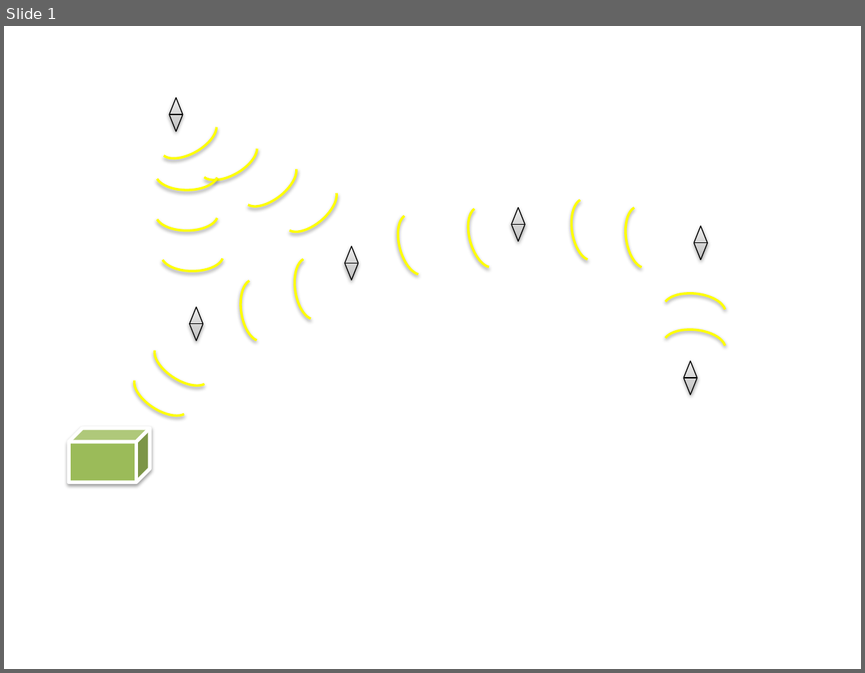
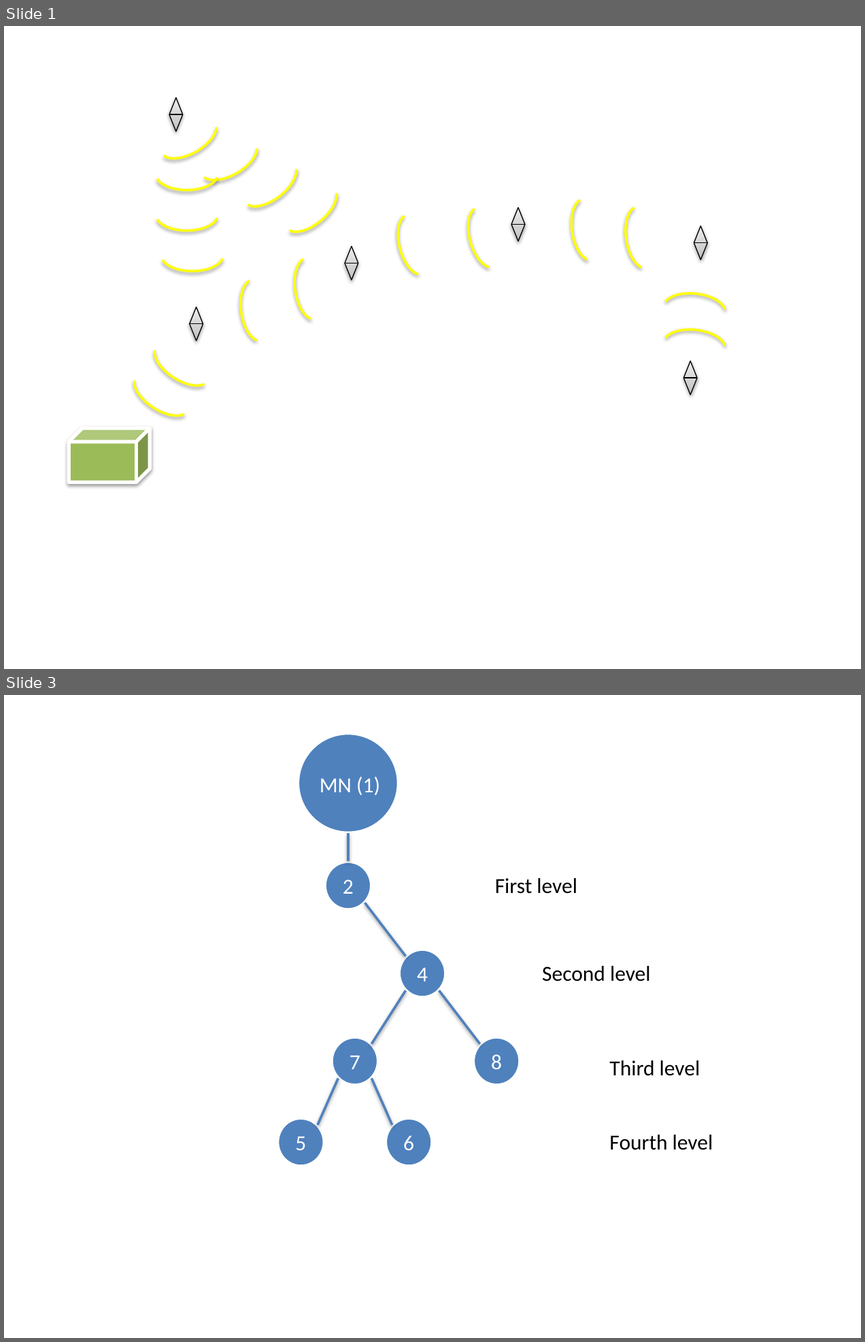
Before and after one commit to bjornops/sw513e15, a slide deck: Rapport/figures/Golf_course_1_representation.pptx. Shown one above the other, each under a label of ours: slide 1 before the commit, slides 1 and 3 after it; the slides between them are not shown. The pictures are 865x673 and 865x1342 pixels, drawn with LibreOffice and Linux fonts; fonts in the diff are those of the drawing. Boxes give left, top, right and bottom in pixels: in the first picture for what was removed or moved away, otherwise in the second. Text is boxed around its words. In the diff, an @@ line names an element or a change of style, - is before the commit and + after.

```diff
--- a/Rapport/figures/Golf_course_1_representation.pptx
+++ b/Rapport/figures/Golf_course_1_representation.pptx
@@ slide 3 added at [4,695,861,1338], background #FFFFFF @@
@@ ellipse added at [298,732,399,833], fill #4F81BD, outline #FFFFFF 3 pt @@
@@ text added at [320,777,380,795], 18 pt, text #FFFFFF @@
+MN (1)
@@ line added from (349, 833) to (349, 861), #4F81BD 2 pt @@
@@ ellipse added at [324,861,372,910], fill #4F81BD, outline #FFFFFF 3 pt, 18 pt, text #FFFFFF @@
+2
@@ text added at [495,878,577,894], 18 pt, text #000000 @@
+First level
@@ line added from (364, 902) to (406, 956), #4F81BD 2 pt @@
@@ ellipse added at [399,949,446,998], fill #4F81BD, outline #FFFFFF 3 pt, 18 pt, text #FFFFFF @@
+4
@@ text added at [542,966,651,981], 18 pt, text #000000 @@
+Second level
@@ line added from (406, 991) to (372, 1044), #4F81BD 2 pt @@
@@ line added from (439, 991) to (479, 1044), #4F81BD 2 pt @@
@@ ellipse added at [331,1037,379,1086], fill #4F81BD, outline #FFFFFF 3 pt, 18 pt, text #FFFFFF @@
+7
@@ ellipse added at [473,1037,520,1086], fill #4F81BD, outline #FFFFFF 3 pt, 18 pt, text #FFFFFF @@
+8
@@ text added at [609,1060,700,1076], 18 pt, text #000000 @@
+Third level
@@ line added from (338, 1078) to (317, 1124), #4F81BD 2 pt @@
@@ line added from (372, 1078) to (392, 1124), #4F81BD 2 pt @@
@@ ellipse added at [277,1117,324,1166], fill #4F81BD, outline #FFFFFF 3 pt, 18 pt, text #FFFFFF @@
+5
@@ ellipse added at [385,1117,432,1166], fill #4F81BD, outline #FFFFFF 3 pt, 18 pt, text #FFFFFF @@
+6
@@ text added at [609,1134,713,1150], 18 pt, text #000000 @@
+Fourth level
```
Also in this commit, not shown: 1 other slide added, 6 other files.
